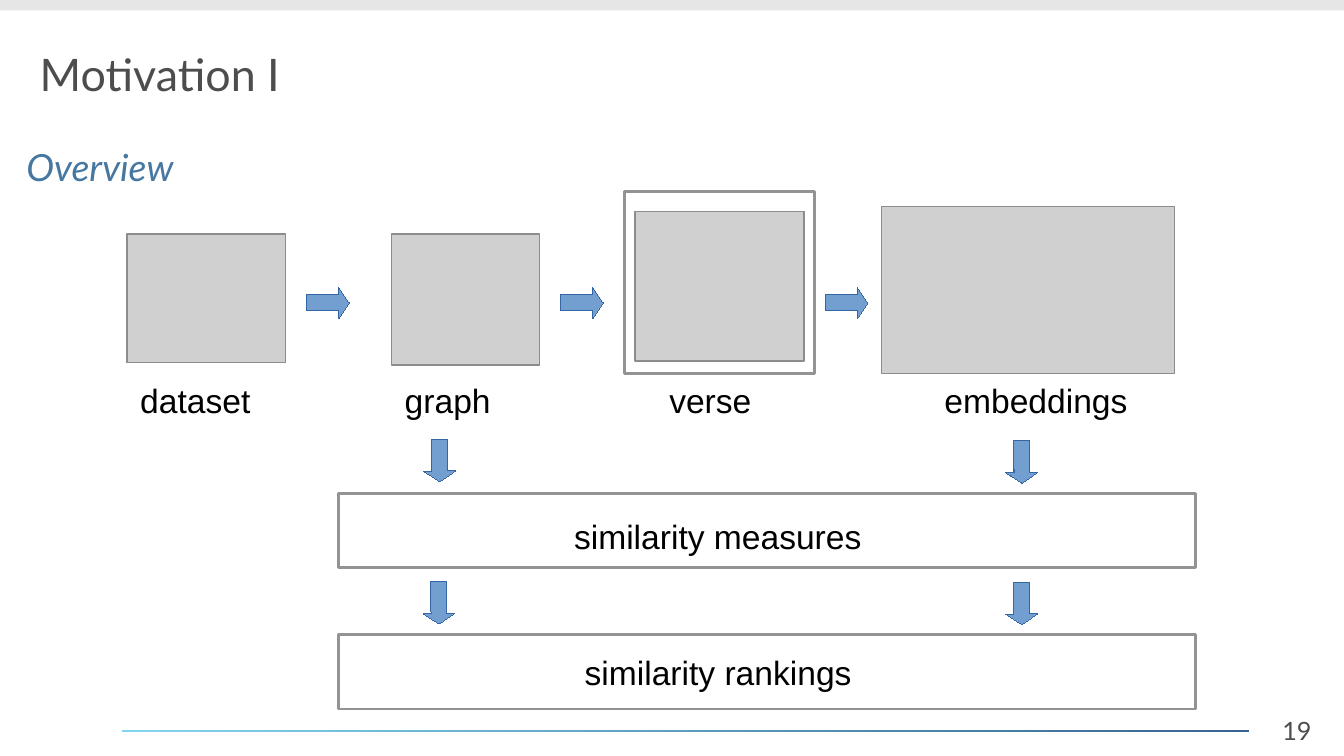
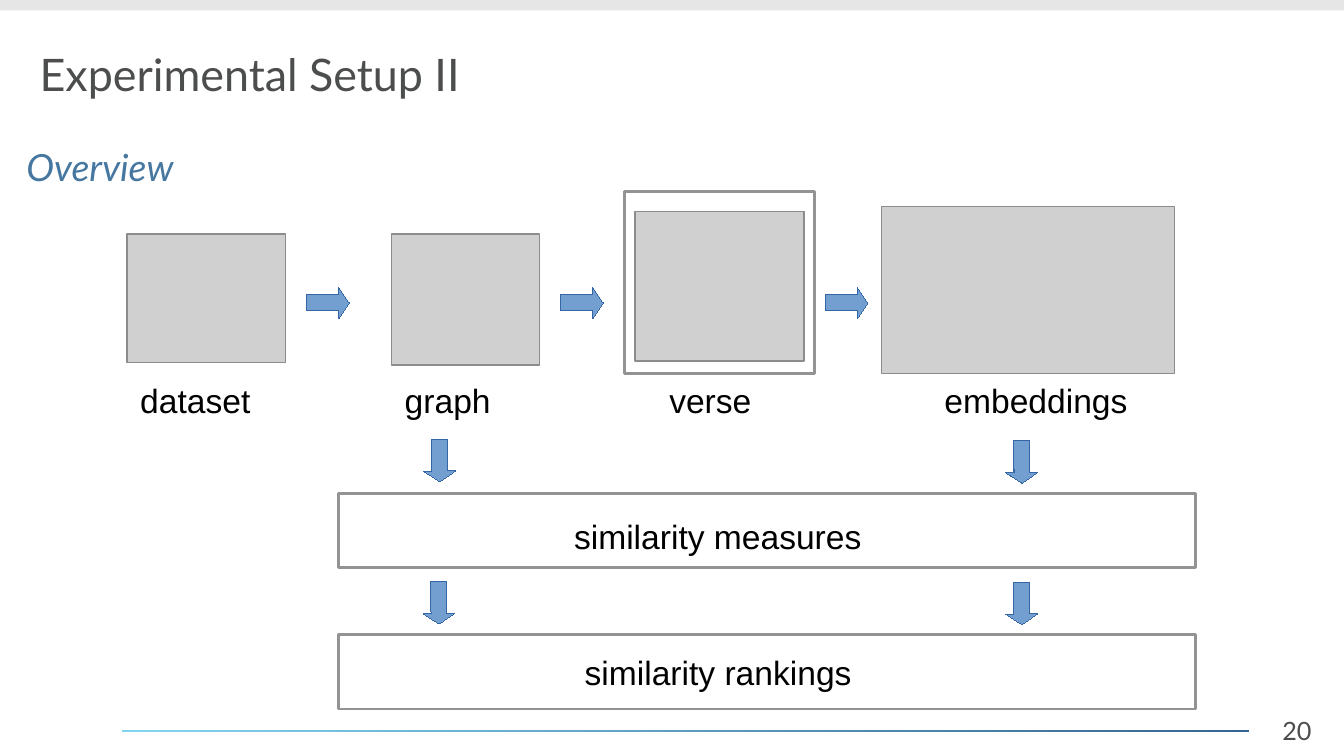
Before and after one commit to daelmo/DB2GraphGenerator, a slide deck: slide 20 of presentation/Analyse_eines_Forschungsthemas.odp (slide 19 before the commit). Drawn at 1344x756 pixels with LibreOffice and Linux fonts; fonts in the diff are those of the drawing; grey boxes stand for pictures; background and template pictures are left out. Boxes give left, top, right and bottom in pixels: in the first picture for what was removed or moved away, otherwise in the second. Text is boxed around its words. In the diff, an @@ line names an element or a change of style, - is before the commit and + after.

```diff
--- a/presentation/Analyse_eines_Forschungsthemas.odp
+++ b/presentation/Analyse_eines_Forschungsthemas.odp
@@ title at bbox=[40, 58, 459, 99]: text changed @@
-Motivation I
+Experimental Setup II
@@ page number at bbox=[1282, 721, 1311, 740]: text changed @@
-19
+20
```
Also in this commit, not shown: 27 other slides changed, 3 slides added, 1 slide removed, 1 other file.
